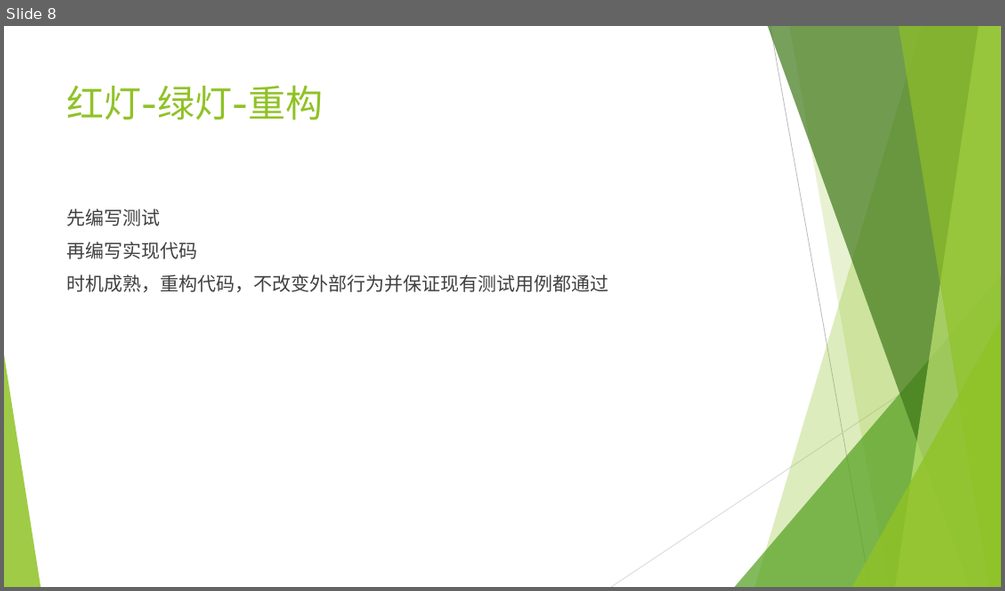
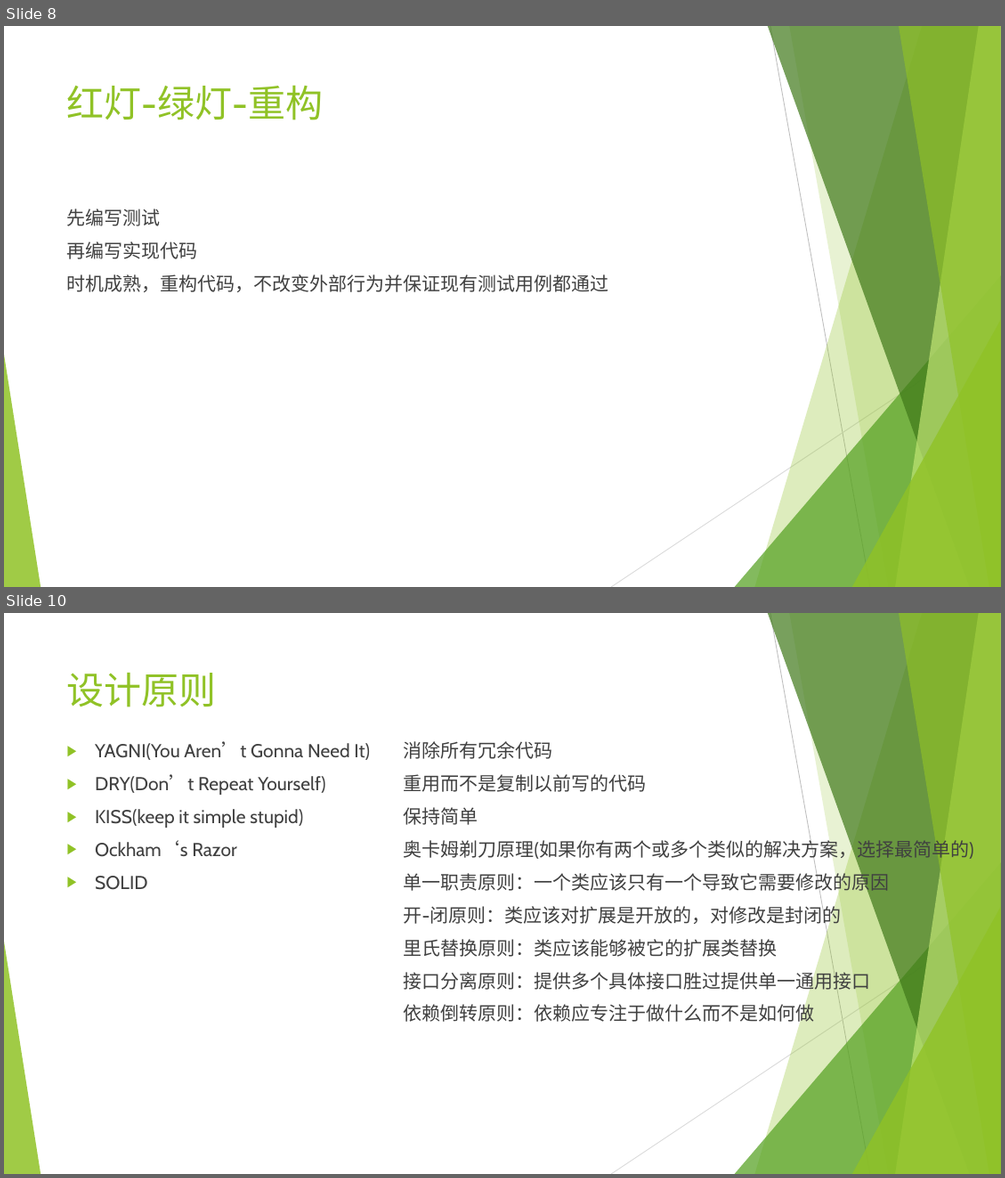
Before and after one commit to dlt-lee/Self_Learning, a slide deck: Test-Drive Java.pptx. Shown one above the other, each under a label of ours: slide 8 before the commit, slides 8 and 10 after it; the slides between them are not shown. The pictures are 1005x591 and 1005x1178 pixels, drawn with LibreOffice and Linux fonts; fonts in the diff are those of the drawing. Boxes give left, top, right and bottom in pixels: in the first picture for what was removed or moved away, otherwise in the second. Text is boxed around its words. In the diff, an @@ line names an element or a change of style, - is before the commit and + after.

```diff
--- a/Test-Drive Java.pptx
+++ b/Test-Drive Java.pptx
@@ slide 10 added at [4,613,1001,1174], background #FFFFFF; not listed: 10 template elements that a slide beside it also shows @@
@@ title added at [67,673,217,707], 36 pt, text #90C226 @@
+设计原则
@@ text added at [95,741,974,1025], 18 pt, text #404040 @@
+▶ YAGNI(You Aren’t Gonna Need It) 消除所有冗余代码
+▶ DRY(Don’t Repeat Yourself) 重用而不是复制以前写的代码
+▶ KISS(keep it simple stupid) 保持简单
+▶ Ockham‘s Razor 奥卡姆剃刀原理(如果你有两个或多个类似的解决方案，选择最简单的)
+▶ SOLID 单一职责原则：一个类应该只有一个导致它需要修改的原因
+    开-闭原则：类应该对扩展是开放的，对修改是封闭的
+    里氏替换原则：类应该能够被它的扩展类替换
+    接口分离原则：提供多个具体接口胜过提供单一通用接口
+    依赖倒转原则：依赖应专注于做什么而不是如何做
```
Also in this commit, not shown: 1 slide changed, 2 other slides added, 1 slide removed.
